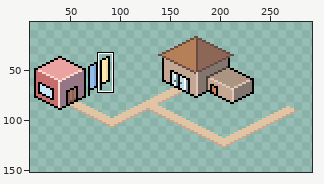
Pixel-art file: sitemap.ase. Above: a wide view before the commit, with the close-up outlined.
Close-up. Earlier state:
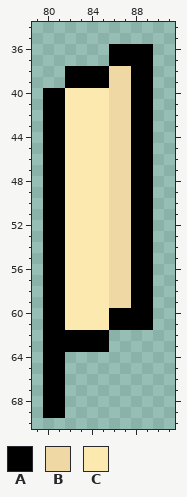
320x240 pixels, 1 frame. Shown: x 79..91, y 34..70. The wide view leaves out empty margins. The commit also changed other parts of the picture, which this record leaves out.
Visible layers, top first: "road", "library and archives", "gallery".
Palette (. is transparent): A #000000  B #f0d8a5  C #fce9af
Pixels before, first column x 80:
36 ......AAAA
37 ......AAAA
38 ..AAAABBAA
39 ..AAAABBAA
40 AACCCCBBAA
41 AACCCCBBAA
42 AACCCCBBAA
43 AACCCCBBAA
44 AACCCCBBAA
45 AACCCCBBAA
46 AACCCCBBAA
47 AACCCCBBAA
48 AACCCCBBAA
49 AACCCCBBAA
50 AACCCCBBAA
51 AACCCCBBAA
52 AACCCCBBAA
53 AACCCCBBAA
54 AACCCCBBAA
55 AACCCCBBAA
56 AACCCCBBAA
57 AACCCCBBAA
58 AACCCCBBAA
59 AACCCCBBAA
60 AACCCCAAAA
61 AACCCCAAAA
62 AAAAAA....
63 AAAAAA....
64 AA........
65 AA........
66 AA........
67 AA........
68 AA........
69 AA........
The same view after the edit:
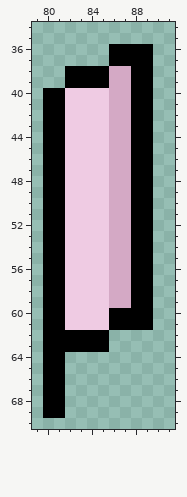
Diff:
colour B: #f0d8a5 -> #d4a9c5
colour C: #fce9af -> #efcbe3
Changed places in both close-ups, as pixel boxes (x1, y1, x2, y2):
changed: (65, 66, 131, 330)
